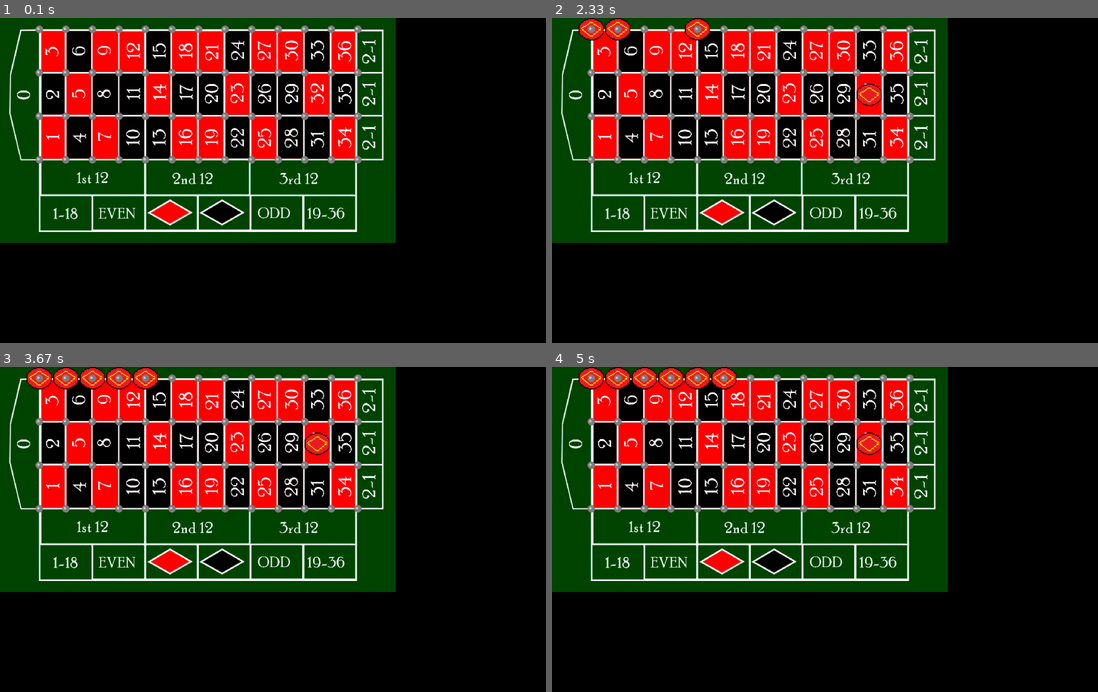
Above: before the commit, frames 1-4 (two rows, left to right).
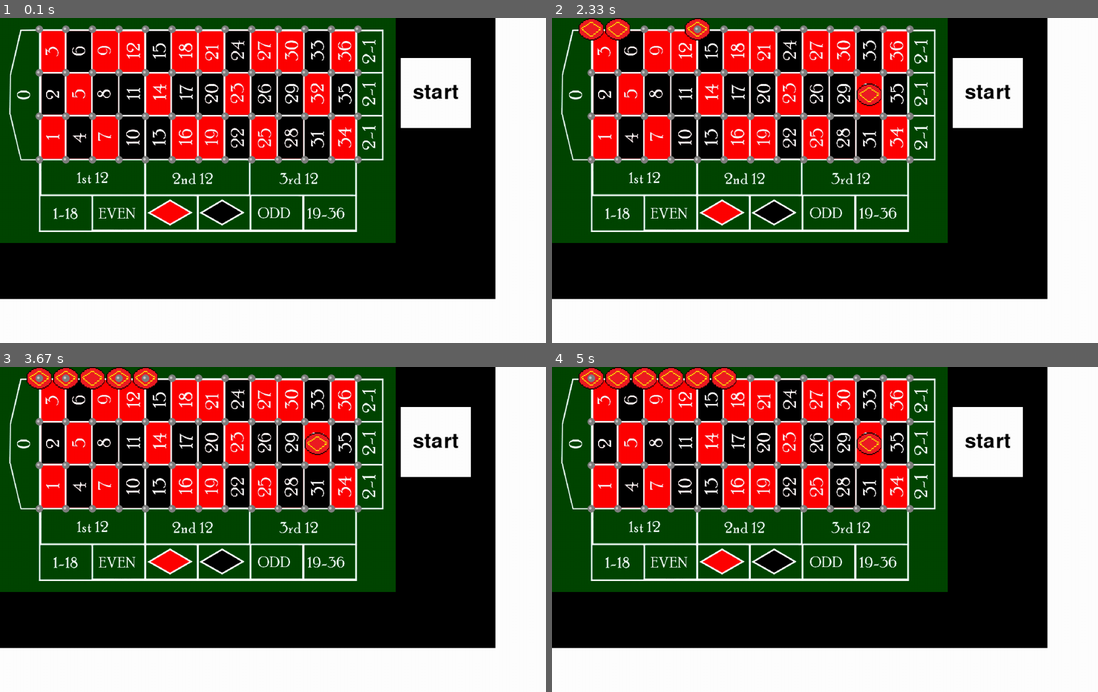
Above: after the commit, the same moments.

Repository: ALJooj/royal_roullete_qt6
Game: pygame game, started from pygame_script.py
Same seed, same stepped clock (60 frames per second), same inputs: the game is played once before the commit and once after it.
Inputs (mouse positions are in pixels of both pictures, inside the frame that each line leads up to):
- Up to frame 1 (0.1 s): no input
- Up to frame 2 (2.33 s): press the mouse at (699, 27) at 0.37 s; move the mouse to (819, 53) at 0.47 s; release the mouse at (945, 79) at 0.6 s; press the mouse at (988, 92) at 0.7 s; move the mouse to (814, 79) at 0.8 s; release the mouse at (644, 66) at 0.93 s; click (863, 105) at 1.05 s; press the mouse at (988, 92) at 1.37 s; move the mouse to (977, 76) at 1.47 s; release the mouse at (966, 57) at 1.6 s; press the mouse at (617, 27) at 1.7 s; move the mouse to (819, 135) at 1.8 s; release the mouse at (1016, 245) at 1.93 s; press the mouse at (590, 27) at 2.03 s; move the mouse to (737, 57) at 2.13 s; release the mouse at (885, 86) at 2.27 s
- Up to frame 3 (3.67 s): press the mouse at (147, 376) at 2.37 s; move the mouse to (125, 513) at 2.47 s; release the mouse at (103, 649) at 2.6 s; press the mouse at (120, 376) at 2.7 s; move the mouse to (191, 461) at 2.8 s; release the mouse at (267, 549) at 2.93 s; click (425, 451) at 3.05 s; press the mouse at (92, 376) at 3.37 s; move the mouse to (185, 506) at 3.47 s; release the mouse at (278, 636) at 3.6 s
- Up to frame 4 (5 s): press the mouse at (721, 376) at 3.7 s; move the mouse to (726, 458) at 3.8 s; release the mouse at (732, 536) at 3.93 s; press the mouse at (672, 376) at 4.03 s; move the mouse to (835, 451) at 4.13 s; release the mouse at (999, 523) at 4.27 s; press the mouse at (617, 376) at 4.37 s; move the mouse to (628, 506) at 4.47 s; release the mouse at (633, 636) at 4.6 s; click (699, 376) at 4.72 s

The runs differ from the first frame. In frame 1, 24% of the frame differs, in the area x 0-100%, y 0-100%; in frame 2, 24%; in frame 3, 24%; in frame 4, 25%.

Commit message:
added btn start

Diff:
--- a/classes_pygame.py
+++ b/classes_pygame.py
@@ -5,6 +5,10 @@
 
 tiles_group = pygame.sprite.Group()
 all_sprites = pygame.sprite.Group()
+# print(pygame.font.get_fonts())
+
+pygame.font.init()
+font = pygame.font.SysFont('arial', 40)
 
 blacks = [2, 4, 6, 8, 10, 11, 13, 15, 17, 20, 22, 24, 26, 28, 29, 31, 33, 35]
 
@@ -21,12 +25,10 @@
     def move(self, pos):
         self.rect = self.rect.move(pos[0], pos[1])
 
-    def can_be_placed(self, *group_dots):
-        if self.rect.collidepoint(pygame.mouse.get_pos()):
-            for tile in group_dots:
-                if type(tile) is TileRect:
-                    return False
-            return True
+    def can_be_placed(self, group_dots):
+        for sprite in group_dots:
+            if self.rect.collidepoint(pygame.mouse.get_pos()) and not self.rect.colliderect(sprite.rect):
+                return True
         return False
 
 
@@ -35,6 +37,9 @@
         super().__init__(sprites)
         self.image = pygame.transform.scale(load_image('chip.png', -1), (50, 50))
         self.rect = self.image.get_rect().move(x - 25, y - 25)
+
+    def make_kill(self):
+        self.kill()
 
 
 class GridOfDots(pygame.surface.Surface):
@@ -58,10 +63,11 @@
         self.image = pygame.transform.scale(load_image('brick.png', -1), (53, 85))
         self.rect = self.image.get_rect().move(x, y)
 
-    def check_collide(self):
-        if self.rect.collidepoint(pygame.mouse.get_pos()):
+    def can_be_placed(self, group):
+        for sprite in group:
+            if self.rect.collidepoint(pygame.mouse.get_pos()) and self.rect.colliderect(sprite.rect):
+                return True
 
-            return True
         return False
 
 
@@ -76,3 +82,39 @@
                          abs(i - 3) + (3 * j),
                          'b' if abs(i - 3) + (3 * j) in blacks else 'r',
                          sprites)
+
+
+class Button:
+    def __init__(self, color, x, y, width, height, text='', on_click=object):
+        self.func = on_click
+        self.color = color
+        self.x = x
+        self.y = y
+        self.width = width
+        self.height = height
+        self.text = text
+
+    def draw(self, win, outline=None):
+        # Call this method to draw the button on the screen
+        if outline:
+            pygame.draw.rect(win, outline, (self.x - 2, self.y - 2, self.width + 4, self.height + 4), 0)
+
+        pygame.draw.rect(win, self.color, (self.x, self.y, self.width, self.height), 0)
+
+        if self.text != '':
+            font = pygame.font.SysFont('comicsans', 60)
+            text = font.render(self.text, 1, (0, 0, 0))
+            win.blit(text,
+                 (self.x + (self.width / 2 - text.get_width() / 2), self.y + (self.height / 2 - text.get_height() / 2)))
+
+    def on_click(self, pos, *args):
+        if pygame.rect.Rect(self.x, self.y, self.width, self.height).collidepoint(pos):
+            self.func(*args)
+
+    def isOver(self, pos):
+        # Pos is the mouse position or a tuple of (x, y) coordinates
+        if pos[0] > self.x and pos[0] < self.x + self.width:
+            if pos[1] > self.y and pos[1] < self.y + self.height:
+                return True
+
+        return False
--- a/pygame_script.py
+++ b/pygame_script.py
@@ -26,15 +26,42 @@
 all_sprites = pygame.sprite.Group()
 tiles_group = pygame.sprite.Group()
 brick_group = pygame.sprite.Group()
+chips_group = pygame.sprite.Group()
+buttons_group = pygame.sprite.Group()
 
 running = True
+screen.fill((255,255,255))
 # до запуска
 fon = pygame.transform.scale(load_image('start_fon.png'), (790, 450))
-grid_of_tiles = GridOfTiles((75, 26), brick_group)
-grid_of_dots = GridOfDots((71, 15), tiles_group)
+grid_of_tiles = GridOfTiles((75, 26), brick_group, all_sprites)
+grid_of_dots = GridOfDots((71, 15), tiles_group, all_sprites)
+
 screen.blit(grid_of_dots, (0, 0))
 screen.blit(grid_of_tiles, (0, 0))
 screen.blit(fon, (0, 0))
+
+cont = False
+
+
+def randomize_roll(tiles, chips):
+    a = random.randint(0, 36)
+    for tile in tiles:
+        if tile.number == a:
+            print(123)
+
+    for chip in chips:
+        chip.make_kill()
+        # chip.kill()
+        # all_sprites.remove(chip)
+        # chips_group.remove(chip)
+    # chips.remove(chips)
+    print(chips)
+    return a
+
+
+# color, x, y, width, height, text=''
+start_btn = Button((255, 255, 255), 800, 80, 140, 140, 'start', randomize_roll)
+
 
 while running:
     # events
@@ -48,28 +75,31 @@
             last_pos = event.pos
 
             # TileRect(event.pos[0], event.pos[1], brick_group)
+            start_btn.on_click(event.pos, brick_group, chips_group)
 
             for tile in tiles_group:
-                if tile.can_be_placed():
+                if tile.can_be_placed(brick_group):
                     print(tile.rect.x - 7)
-                    Chip(tile.rect.x + 7, tile.rect.y + 7, all_sprites)
+                    Chip(tile.rect.x + 7, tile.rect.y + 7, chips_group, all_sprites)
+                    cont = True     # 1 клик 1 ставка
+
+            if cont:
+                cont = False
+                continue
 
             for tile in brick_group:
-                if tile.check_collide():
-                    Chip(tile.rect.x + 28, tile.rect.y + 42, all_sprites)
+                if tile.can_be_placed(tiles_group):
+                    Chip(tile.rect.x + 28, tile.rect.y + 42, chips_group, all_sprites)
                     print(tile.color, tile. number, type(tile))
             clicked = True
 
-    # Chip(50, 50, all_sprites)
-
-
-
     # после отрисовки всего, переворачиваем экран
-
-    # screen.blit(, (0, 0))
-    all_sprites.draw(screen)
+    start_btn.draw(screen)
+    # all_sprites.draw(screen)
+    buttons_group.draw(screen)
     brick_group.draw(screen)
     tiles_group.draw(screen)
+    chips_group.draw(screen)
 
     clock.tick(FPS)
     pygame.display.flip()
